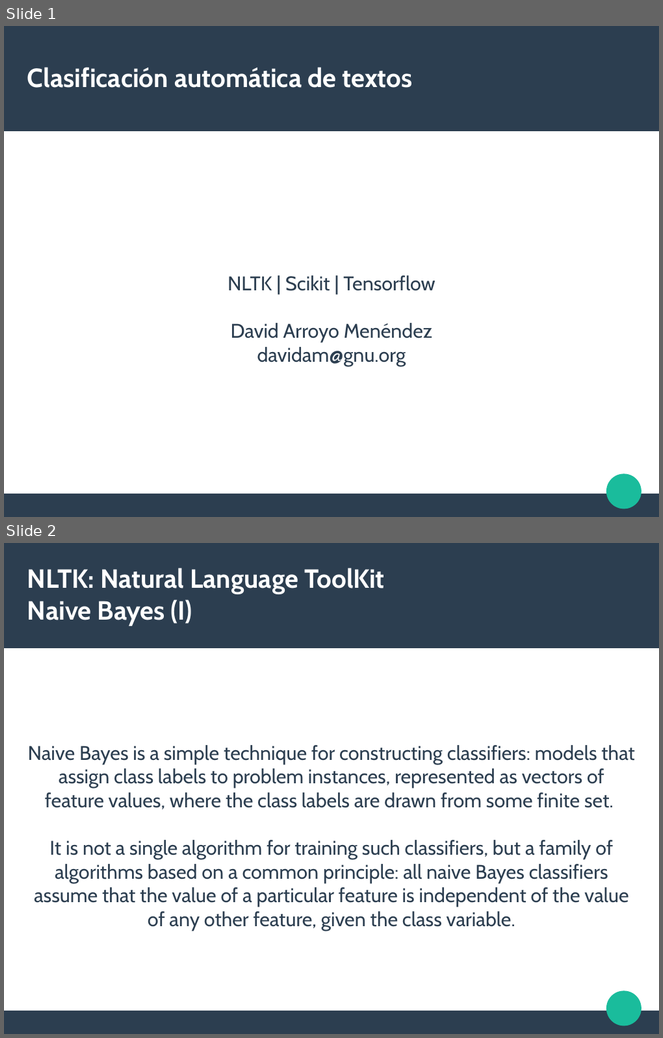
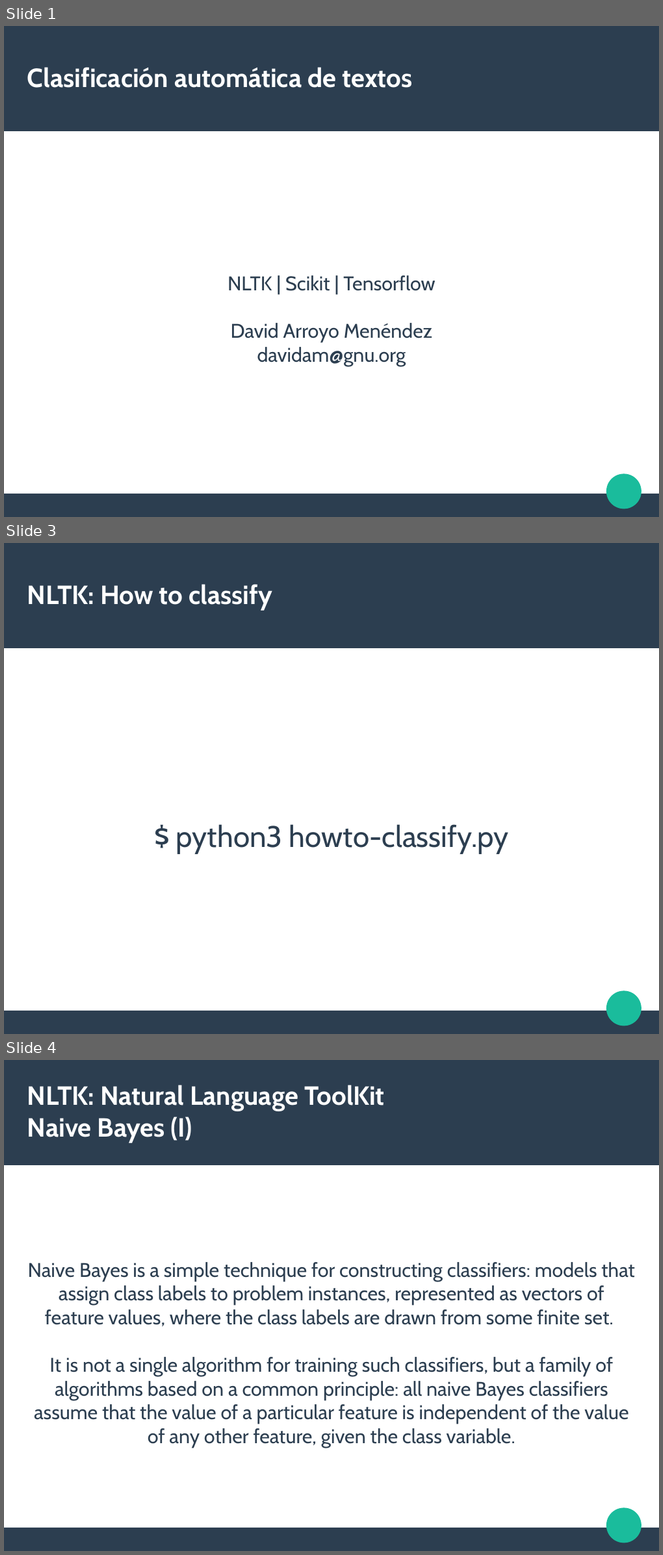
Before and after one commit to Lingwars/GAPLEN, a slide deck: docs/materials/classify.odp. Shown one above the other, each under a label of ours: slides 1 and 2 before the commit, slides 1, 3 and 4 after it; the slides between them are not shown. The pictures are 663x1038 and 663x1555 pixels, drawn with LibreOffice and Linux fonts; fonts in the diff are those of the drawing. Boxes give left, top, right and bottom in pixels: in the first picture for what was removed or moved away, otherwise in the second. Text is boxed around its words. In the diff, an @@ line names an element or a change of style, - is before the commit and + after.

Commit message:
classify.odp: more slides

```diff
--- a/docs/materials/classify.odp
+++ b/docs/materials/classify.odp
@@ slide 3 added at <box>4,543,659,1034</box>, background #FFFFFF; not listed: 3 template elements that a slide beside it also shows @@
@@ title added at <box>27,584,272,610</box>, 31.9 pt, text #FFFFFF, bold @@
+NLTK: How to classify
@@ subtitle added at <box>176,824,509,854</box>, 36 pt, text #2C3E50 @@
+$ python3 howto-classify.py
@@ what was slide 2 is now slide 4 @@
```
Also in this commit, not shown: 4 slides changed, 8 other slides added.
